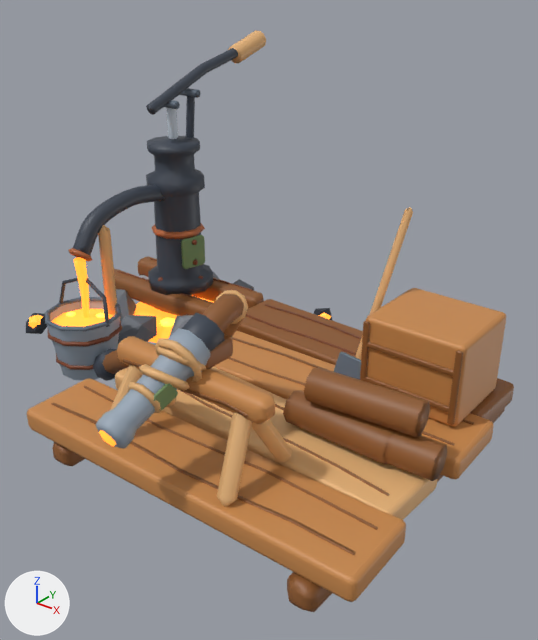
Two versions of the FBX model store-assets/buildings/LavaPump/fbx/LavaPump_T1.fbx, one commit apart.
Camera for both pictures: a 50 mm camera at (5.22, -5.8, 4.66) aimed at (0.6, -0.02, 1.07). The axes (+X, +Y, +Z) are drawn at lower left. The lights are the same throughout. The first picture is the older version. Vertices at exactly the same position are counted once.

In view in the first picture: 'LavaPumpT1Bucket', 'LavaPumpT1BucketLavaGlow', 'LavaPumpT1Hose', 'LavaPumpT1Junk', 'LavaPumpT1Lever', 'LavaPumpT1Nozzle', 'LavaPumpT1NozzleGlow', 'LavaPumpT1Pallet', 'LavaPumpT1Pit', 'LavaPumpT1PitGlow', 'LavaPumpT1PitLavaGlow', 'LavaPumpT1Pump', 'LavaPumpT1Sawhorse'.
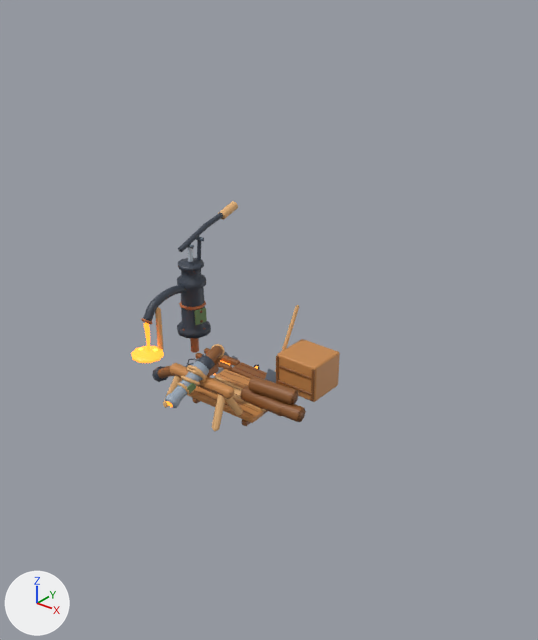
Where the newer file only moved an object's origin or applied its transform, the numbers keep the older frame.

Changed parts and their boxes [x1, y1, x2, y2] in the pictures (538 x 640 px):
'LavaPumpT1Pallet', rescaled
    before: [27, 299, 514, 612]
    after: [188, 362, 268, 426]
'LavaPumpT1Junk', moved, rescaled (55% narrower, 57% shorter)
    before: [283, 207, 506, 481]
    after: [240, 305, 340, 422]
'LavaPumpT1Pump', moved, rescaled (51% narrower, 47% shorter)
    before: [68, 136, 213, 315]
    after: [141, 258, 211, 353]
'LavaPumpT1Sawhorse', moved, rescaled (56% narrower, 60% shorter)
    before: [110, 334, 292, 507]
    after: [163, 363, 243, 432]
'LavaPumpT1Pit', rescaled
    before: [26, 256, 333, 344]
    after: [195, 348, 260, 375]
'LavaPumpT1Nozzle', moved, rescaled (61% narrower, 60% shorter)
    before: [95, 328, 210, 448]
    after: [165, 361, 209, 408]
'LavaPumpT1Bucket', rescaled (mostly hidden afterwards)
    before: [45, 278, 122, 380]
    after: [186, 359, 197, 367]
'LavaPumpT1Hose', moved, rescaled (53% narrower, 58% shorter)
    before: [93, 290, 248, 381]
    after: [152, 344, 225, 382]
'LavaPumpT1Lever', moved, rescaled (50% narrower, 44% shorter)
    before: [146, 30, 266, 139]
    after: [178, 201, 238, 262]
'LavaPumpT1BucketLavaGlow', moved, rescaled
    before: [52, 257, 114, 327]
    after: [131, 322, 164, 363]
'LavaPumpT1PitLavaGlow', rescaled (mostly hidden afterwards)
    before: [134, 295, 214, 343]
    after: [213, 360, 230, 375]
'LavaPumpT1PitGlow', rescaled (not visible afterwards)
    before: [29, 313, 331, 328]
'LavaPumpT1NozzleGlow', moved, rescaled
    before: [99, 430, 116, 446]
    after: [166, 401, 173, 407]

Edits to the bpy script that builds the scene:
```text
Change me_lavapumpt1hose_001:
    remove me_lavapumpt1hose_001.from_pydata(...)  # 396 vertices, 418 faces; spans x -1.38..1.29, y -1.8..-0.65, z 0.04..1.93
    add me_lavapumpt1hose_001.from_pydata(...)  # 396 vertices, 418 faces; spans x -1.0..0.35, y -0.79..-0.21, z -0.12..0.83
    me_lavapumpt1hose_001 part 6: the whole mesh is scaled about its middle by 0.502, then moved by (-0.28, 0.72, -0.63)
Change me_lavapumpt1pump_001:
    remove me_lavapumpt1pump_001.from_pydata(...)  # 528 vertices, 592 faces; spans x -2.15..-1.25, y -0.84..1.33, z 0.0..2.6
    add me_lavapumpt1pump_001.from_pydata(...)  # 528 vertices, 592 faces; spans x -1.38..-0.93, y -0.31..0.78, z -0.14..1.16
    me_lavapumpt1pump_001 part 4: the whole mesh is scaled about its middle by 0.502, then moved by (0.54, -0.01, -0.79)
Change me_lavapumpt1sawhorse_001:
    remove me_lavapumpt1sawhorse_001.from_pydata(...)  # 426 vertices, 472 faces; spans x 0.2..2.0, y -2.26..-1.29, z 0.53..1.71
    add me_lavapumpt1sawhorse_001.from_pydata(...)  # 426 vertices, 472 faces; spans x -0.2..0.7, y -1.02..-0.54, z 0.13..0.72
    me_lavapumpt1sawhorse_001 part 1: the whole mesh is scaled about its middle by 0.502, then moved by (-0.85, 0.99, -0.7)
Change me_lavapumpt1bucketlavaglow_001:
    remove me_lavapumpt1bucketlavaglow_001.from_pydata(...)  # 128 vertices, 156 faces; spans x -2.11..-1.29, y -1.17..-0.39, z 0.57..1.454
    add me_lavapumpt1bucketlavaglow_001.from_pydata(...)  # 128 vertices, 156 faces; spans x -1.361..-0.95, y -0.476..-0.084, z 0.145..0.588
    me_lavapumpt1bucketlavaglow_001 part 8: the whole mesh is scaled about its middle by 0.502, then moved by (0.545, 0.5, -0.646)
Change me_lavapumpt1junk_001:
    remove me_lavapumpt1junk_001.from_pydata(...)  # 394 vertices, 448 faces; spans x 1.33..3.08, y -0.97..1.05, z 0.41..2.35
    add me_lavapumpt1junk_001.from_pydata(...)  # 394 vertices, 448 faces; spans x 0.37..1.24, y -0.38..0.64, z 0.06..1.04
    me_lavapumpt1junk_001 part 7: the whole mesh is scaled about its middle by 0.502, then moved by (-1.4, 0.09, -0.83)
Change me_lavapumpt1lever_001:
    remove me_lavapumpt1lever_001.from_pydata(...)  # 140 vertices, 170 faces; spans x -1.85..-1.55, y 0.52..2.68, z 2.5..3.77
    add me_lavapumpt1lever_001.from_pydata(...)  # 140 vertices, 170 faces; spans x -1.23..-1.08, y 0.37..1.45, z 1.11..1.75
    me_lavapumpt1lever_001 part 5: the whole mesh is scaled about its middle by 0.502, then moved by (0.54, -0.69, -1.7)
Change me_lavapumpt1nozzleglow_001:
    remove me_lavapumpt1nozzleglow_001.from_pydata(...)  # 20 vertices, 32 faces; spans x 1.011..1.189, y -2.76..-2.61, z 1.058..1.283
    add me_lavapumpt1nozzleglow_001.from_pydata(...)  # 20 vertices, 32 faces; spans x 0.205..0.295, y -1.274..-1.198, z 0.389..0.503
    me_lavapumpt1nozzleglow_001 part 2: the whole mesh is scaled about its middle by 0.502, then moved by (-0.85, 1.449, -0.725)
Change me_lavapumpt1nozzle_001:
    remove me_lavapumpt1nozzle_001.from_pydata(...)  # 209 vertices, 224 faces; spans x 0.851..1.365, y -2.756..-1.628, z 1.06..1.801
    add me_lavapumpt1nozzle_001.from_pydata(...)  # 209 vertices, 224 faces; spans x 0.125..0.383, y -1.272..-0.705, z 0.39..0.762
    me_lavapumpt1nozzle_001 part 3: the whole mesh is scaled about its middle by 0.502, then moved by (-0.854, 1.204, -0.854)
Change ob_lavapumpt1pallet:
    ob_lavapumpt1pallet.scale: (1.0, 1.0, 1.0) -> (0.25, 0.25, 0.25)
Change ob_lavapumpt1pitglow:
    ob_lavapumpt1pitglow.scale: (1.0, 1.0, 1.0) -> (0.25, 0.25, 0.25)
Change ob_lavapumpt1pit:
    ob_lavapumpt1pit.scale: (1.0, 1.0, 1.0) -> (0.25, 0.25, 0.25)
Change ob_lavapumpt1pitlavaglow:
    ob_lavapumpt1pitlavaglow.scale: (1.0, 1.0, 1.0) -> (0.25, 0.25, 0.25)
Change ob_lavapumpt1bucket:
    ob_lavapumpt1bucket.scale: (1.0, 1.0, 1.0) -> (0.25, 0.25, 0.25)
```
